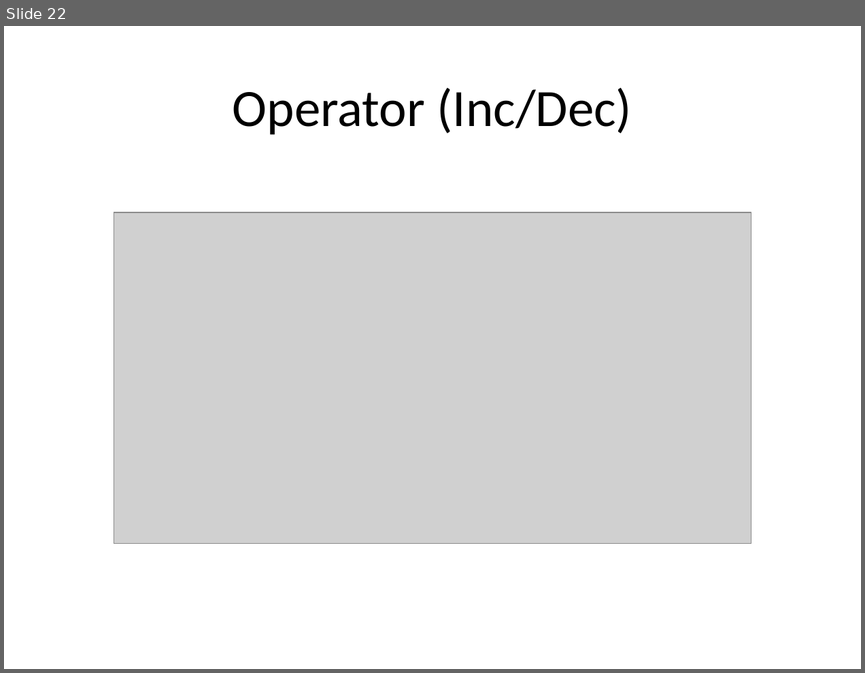
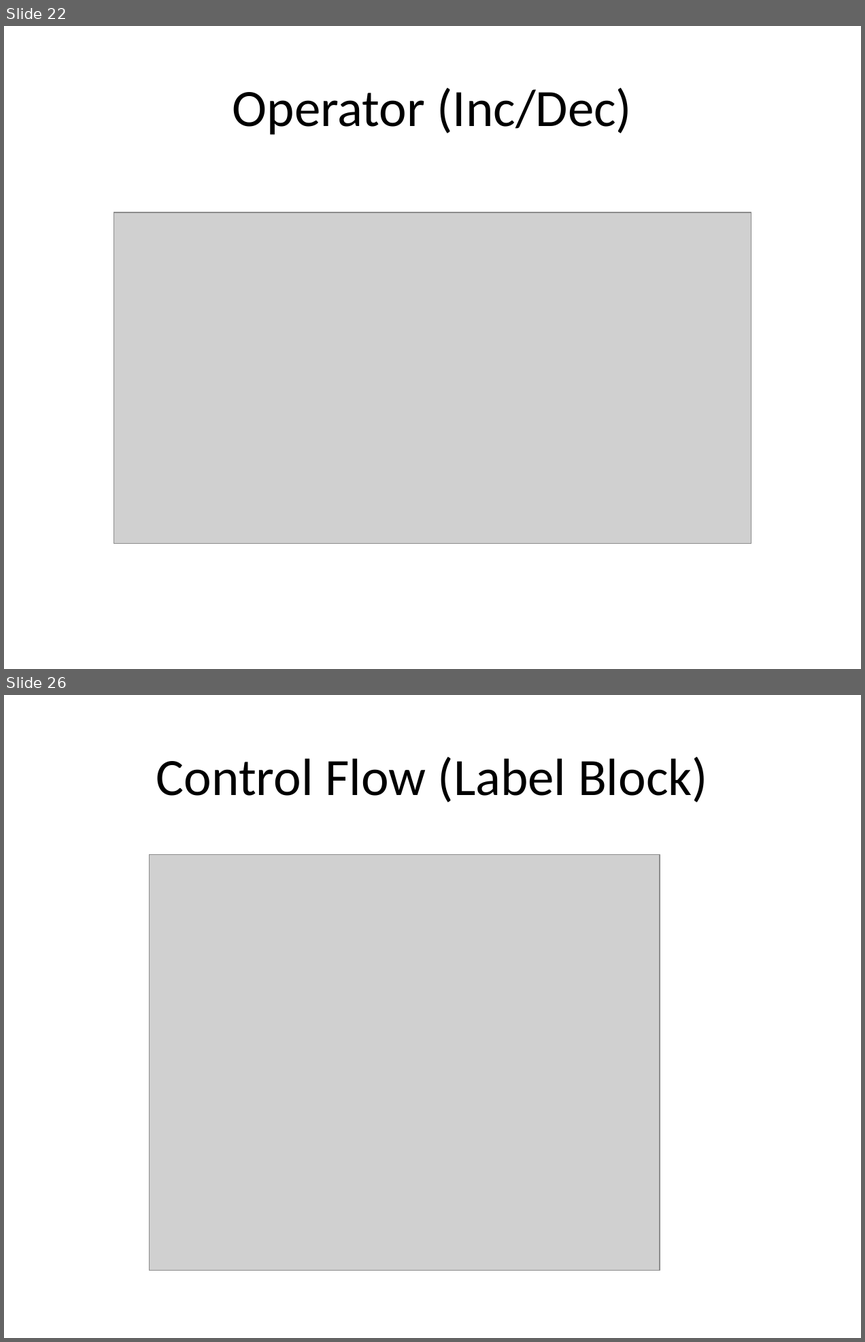
Before and after one commit to milhcbt/oot-aide, a slide deck: src/main/resources/Dasar-Dasar Pemograman Java.pptx. Shown one above the other, each under a label of ours: slide 22 before the commit, slides 22 and 26 after it; the slides between them are not shown. The pictures are 865x673 and 865x1342 pixels, drawn with LibreOffice and Linux fonts; fonts in the diff are those of the drawing; grey boxes stand for pictures. Boxes give left, top, right and bottom in pixels: in the first picture for what was removed or moved away, otherwise in the second. Text is boxed around its words. In the diff, an @@ line names an element or a change of style, - is before the commit and + after.

```diff
--- a/src/main/resources/Dasar-Dasar Pemograman Java.pptx
+++ b/src/main/resources/Dasar-Dasar Pemograman Java.pptx
@@ slide 26 added at (x1=4, y1=695, x2=861, y2=1338), background #FFFFFF @@
@@ title added at (x1=156, y1=757, x2=708, y2=802), 44 pt, text #000000 @@
+Control Flow (Label Block)
@@ picture added at (x1=149, y1=854, x2=660, y2=1270) @@
```
Also in this commit, not shown: 2 slides changed, 3 other slides added, 1 other file.
